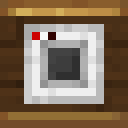
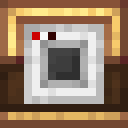
Layers edited between the first and the second 128×128 image:
hid "Copie de Plates" over [0, 0, 128, 128]
added layer "Calque copié #1" above "Calque copié" over [0, 0, 128, 128]
hid "Copie de Brass casing background" over [0, 0, 128, 128]
hid "full_wired_modem_face_peripheral.png" over [0, 0, 128, 128]
